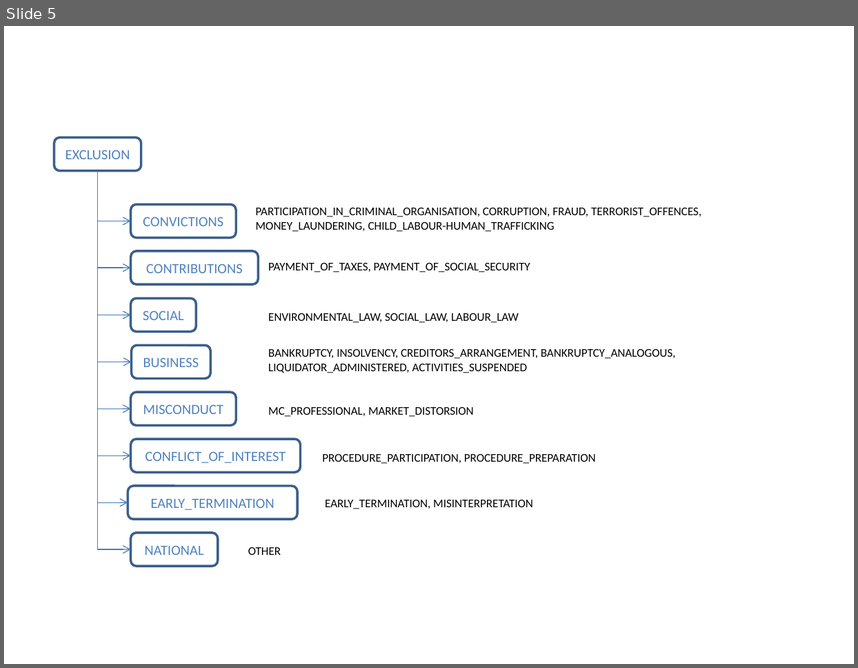
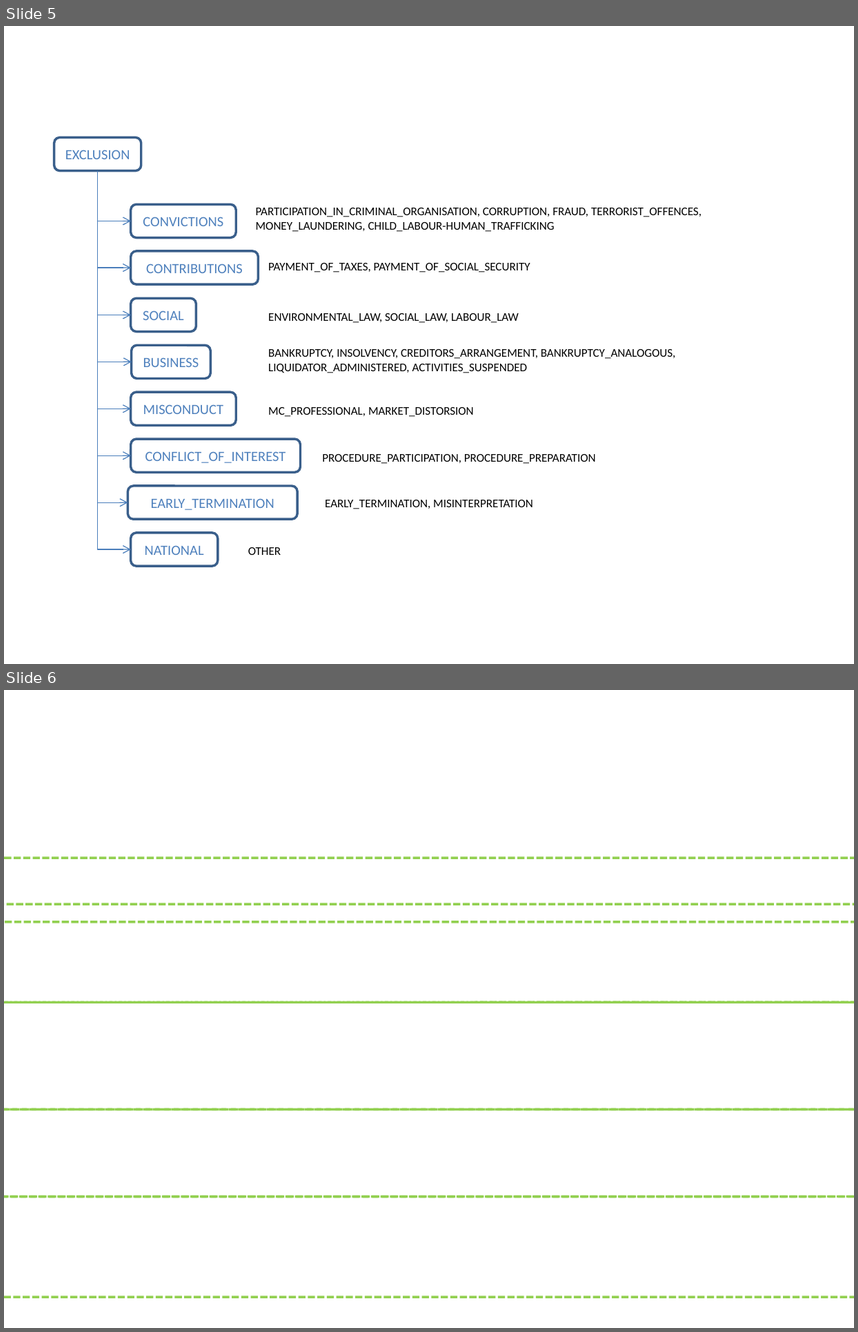
Before and after one commit to OP-TED/ESPD-EDM, a slide deck: docs/src/main/asciidoc/dist/art/rsrcs.pptx. Shown one above the other, each under a label of ours: slide 5 before the commit, slides 5 and 6 after it. The pictures are 858x668 and 858x1332 pixels, drawn with LibreOffice and Linux fonts; fonts in the diff are those of the drawing; background and template pictures are left out. Boxes give left, top, right and bottom in pixels: in the first picture for what was removed or moved away, otherwise in the second. Text is boxed around its words. In the diff, an @@ line names an element or a change of style, - is before the commit and + after.

```diff
--- a/docs/src/main/asciidoc/dist/art/rsrcs.pptx
+++ b/docs/src/main/asciidoc/dist/art/rsrcs.pptx
@@ slide 6 added at <box>4,690,854,1328</box>, background picture (left out) @@
@@ rounded rectangle added at <box>4,858,854,903</box>, outline #92D050 2 pt dashed @@
@@ rounded rectangle added at <box>4,922,854,1002</box>, outline #92D050 2 pt dashed @@
@@ rounded rectangle added at <box>4,1002,854,1109</box>, outline #92D050 2 pt dashed @@
@@ rounded rectangle added at <box>4,1109,854,1196</box>, outline #92D050 2 pt dashed @@
@@ rounded rectangle added at <box>4,1196,854,1296</box>, outline #92D050 2 pt dashed @@
```
Also in this commit, not shown: 2 other slides added, 11 other files.
